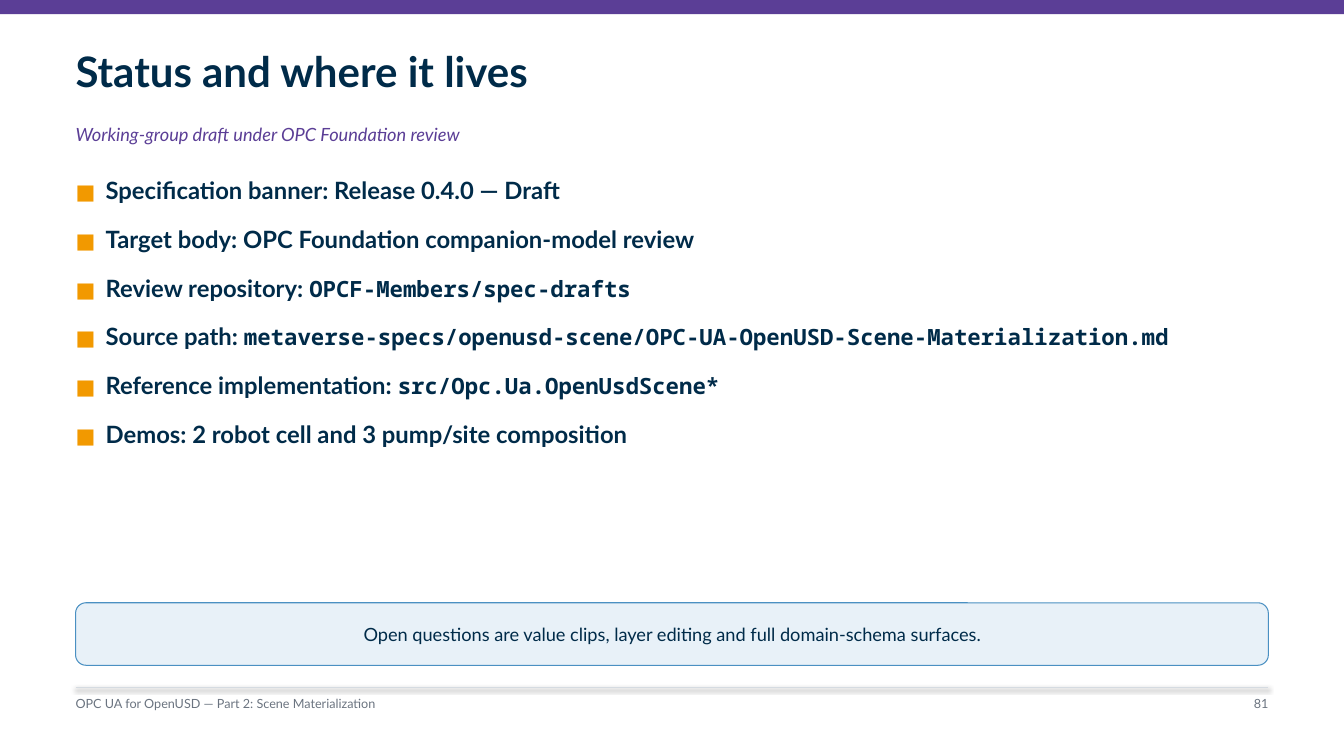
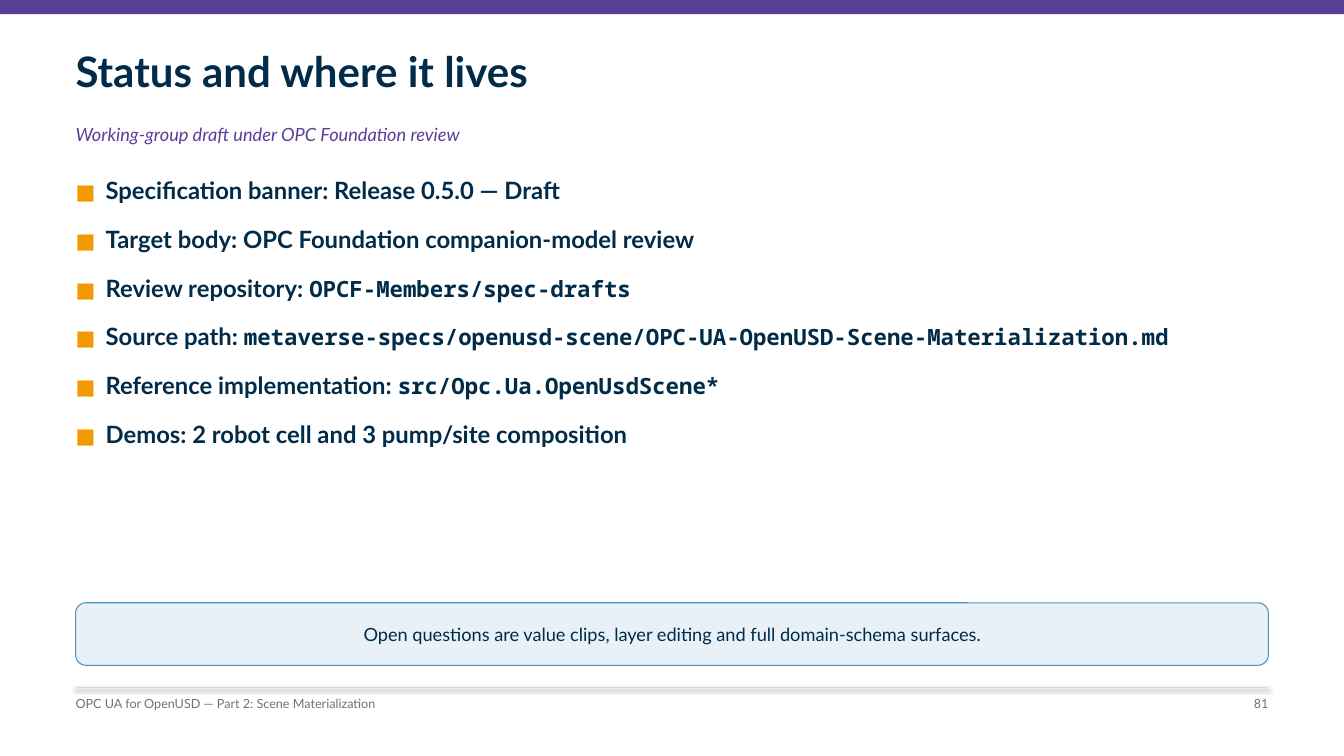
Before and after one commit to marcschier/opcua-drafts, a slide deck: slide 81 of decks/OPC-UA-Drafts-Overview.pptx. Drawn at 1344x756 pixels with LibreOffice and Linux fonts; fonts in the diff are those of the drawing. Boxes give left, top, right and bottom in pixels: in the first picture for what was removed or moved away, otherwise in the second. Text is boxed around its words. In the diff, an @@ line names an element or a change of style, - is before the commit and + after.

```diff
--- a/decks/OPC-UA-Drafts-Overview.pptx
+++ b/decks/OPC-UA-Drafts-Overview.pptx
@@ text at (106, 181, 559, 203): text changed @@
-■ Specification banner: Release 0.4.0 — Draft
+■ Specification banner: Release 0.5.0 — Draft
```
Also in this commit, not shown: 7 other slides changed, 11 other files.
